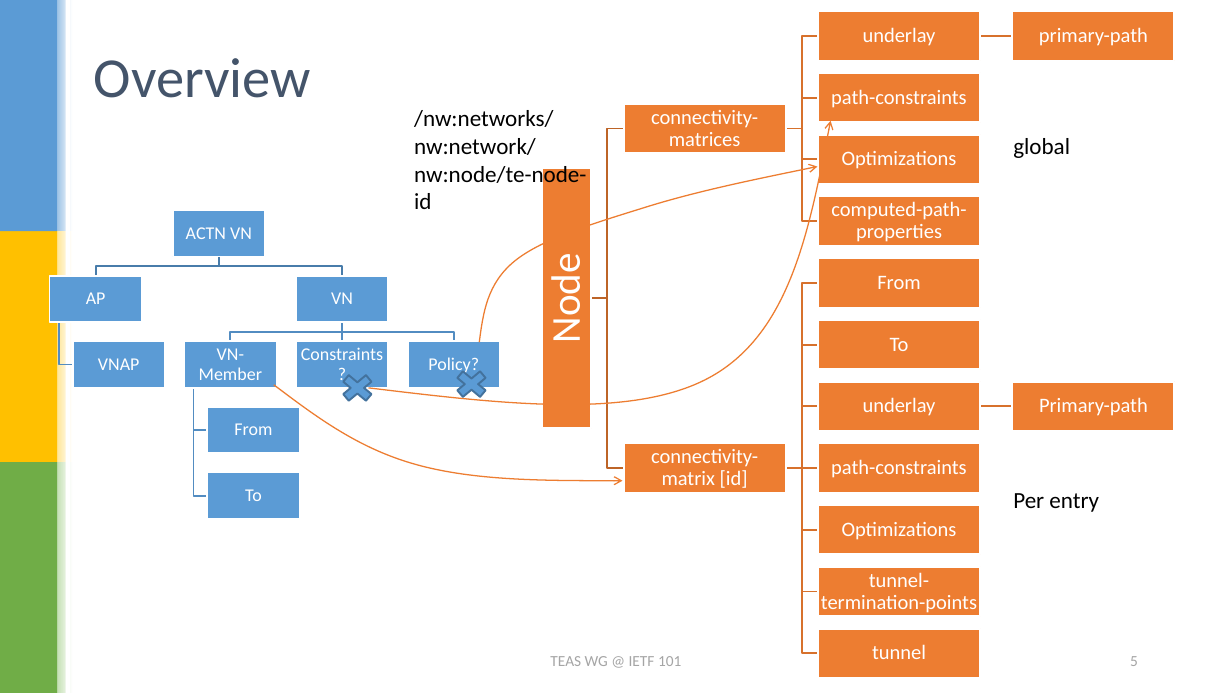
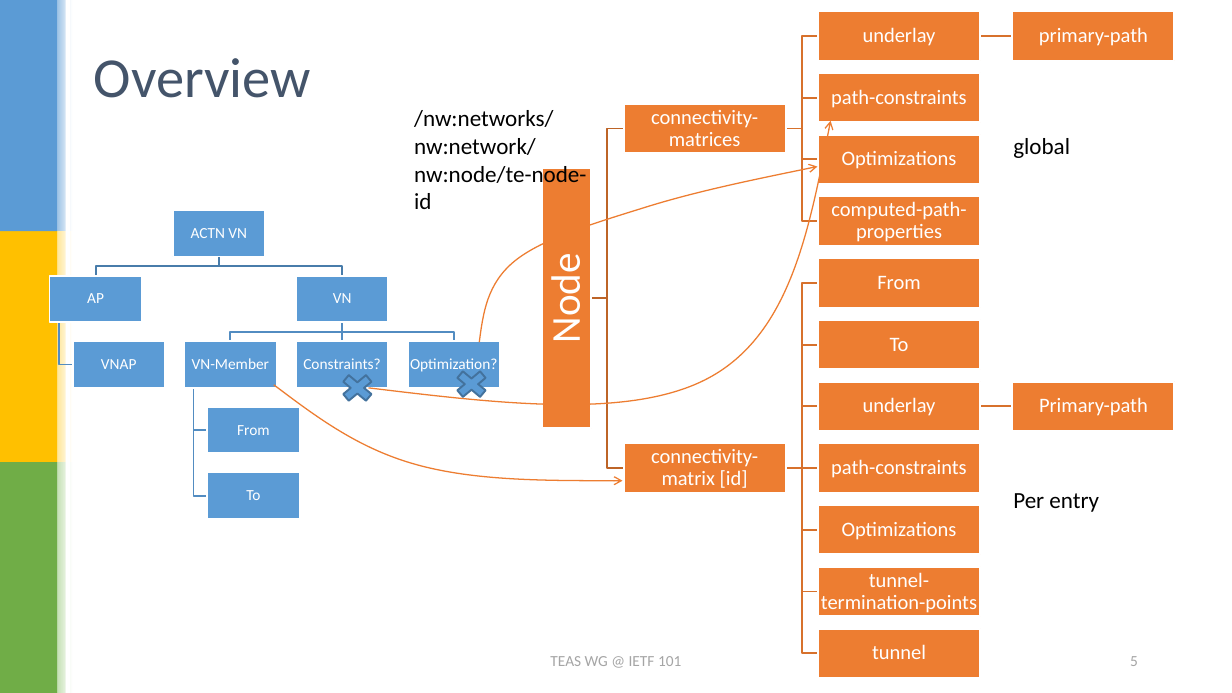
Before and after one commit to dhruvdhody-huawei/101, a slide deck: slide 5 of draft-lee-teas-actn-vn-yang.pptx. Drawn at 1232x693 pixels with LibreOffice and Linux fonts; fonts in the diff are those of the drawing. Boxes give left, top, right and bottom in pixels: in the first picture for what was removed or moved away, otherwise in the second. Text is boxed around its words. In the diff, an @@ line names an element or a change of style, - is before the commit and + after.

```diff
--- a/draft-lee-teas-actn-vn-yang.pptx
+++ b/draft-lee-teas-actn-vn-yang.pptx
@@ size 14 to 12 pt in 8 elements at [191, 228, 247, 238], [87, 293, 104, 303], [101, 359, 136, 369], [333, 293, 352, 303], [192, 358, 269, 369], [237, 425, 270, 435], [246, 490, 260, 500], [303, 358, 381, 369] @@
@@ text at [410, 358, 497, 374]: text changed; size 14 to 12 pt @@
-Policy?
+Optimization?
```
Also in this commit, not shown: 1 other slide changed.
